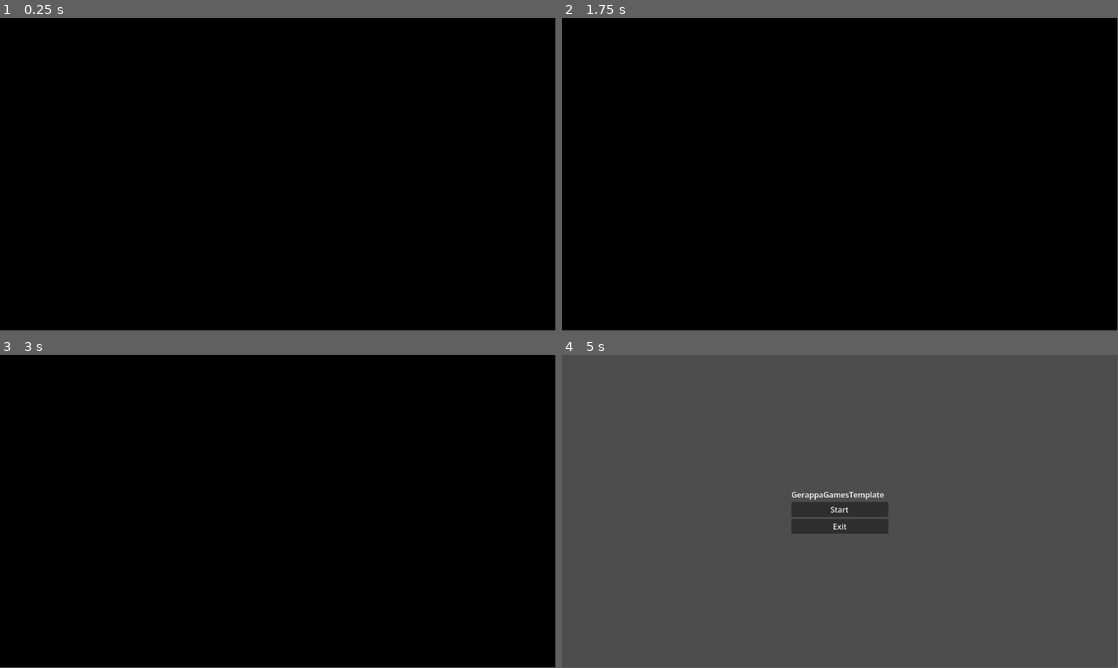
Above: before the commit, frames 1-4 (two rows, left to right).
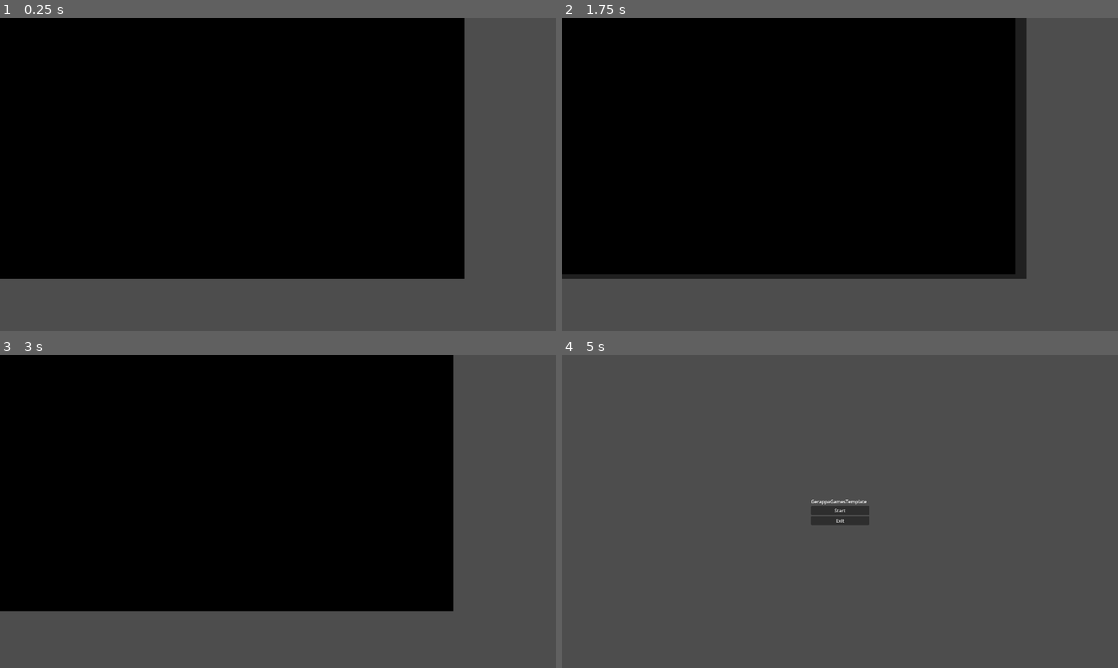
Above: after the commit, the same moments.

Repository: ekaktusz/gameoff2026-deckromancy
Game: Godot game, scene res://Intro/intro.tscn
The game is run twice, just before and just after one commit, with the same random seed, the same clock (stepped at 60 frames per second) and the same inputs. Video files are missing from this copy of the repository; at most half a second of black plays in their place.
Inputs:
- Up to frame 1 (0.25 s): no input
- Up to frame 2 (1.75 s): tap Enter at 0.5 s; tap Space at 1.25 s
- Up to frame 3 (3 s): tap Enter at 2 s; tap Space at 2.75 s
- Up to frame 4 (5 s): tap Enter at 4.25 s
In our replay, the window is 799x449 before the commit and 800x450 after it. These sizes can differ from the game's own. Grey fills any space a smaller window leaves; there, only what the larger window draws over its background counts as a difference.

The runs differ from the first frame. In frame 1, 30% of the frame differs, in the area x 0-100%, y 0-100%; in frame 2, 33%; in frame 3, 33%; in frame 4, 1.4%.

Commit message:
Update project file

Diff:
--- a/Intro/intro.tscn
+++ b/Intro/intro.tscn
@@ -41,7 +41,7 @@
 &"RESET": SubResource("Animation_w6o22")
 }
 
-[node name="IntroScene" type="Control"]
+[node name="IntroScene" type="Control" unique_id=1459992814]
 layout_mode = 3
 anchors_preset = 0
 offset_left = -429.0
@@ -50,7 +50,7 @@
 offset_bottom = -240.0
 script = ExtResource("1_htspg")
 
-[node name="Background" type="ColorRect" parent="."]
+[node name="Background" type="ColorRect" parent="." unique_id=2009617200]
 y_sort_enabled = true
 layout_mode = 0
 offset_left = -36.0
@@ -59,7 +59,7 @@
 offset_bottom = 1124.0
 color = Color(0, 0, 0, 1)
 
-[node name="AspectRatioContainer" type="AspectRatioContainer" parent="."]
+[node name="AspectRatioContainer" type="AspectRatioContainer" parent="." unique_id=985555865]
 layout_mode = 0
 offset_left = 401.0
 offset_top = 230.0
@@ -67,17 +67,17 @@
 offset_bottom = 1171.0
 scale = Vector2(0.7, 0.7)
 
-[node name="VideoStreamPlayer" type="VideoStreamPlayer" parent="AspectRatioContainer"]
+[node name="VideoStreamPlayer" type="VideoStreamPlayer" parent="AspectRatioContainer" unique_id=283067256]
 layout_mode = 2
 stream = ExtResource("2_35gra")
 expand = true
 
-[node name="AudioStreamPlayer2D" type="AudioStreamPlayer2D" parent="AspectRatioContainer/VideoStreamPlayer"]
+[node name="AudioStreamPlayer2D" type="AudioStreamPlayer2D" parent="AspectRatioContainer/VideoStreamPlayer" unique_id=297690968]
 position = Vector2(414.714, -135.714)
 stream = ExtResource("3_3fnrq")
 bus = &"Music"
 
-[node name="FaderColor" type="ColorRect" parent="."]
+[node name="FaderColor" type="ColorRect" parent="." unique_id=1797664194]
 layout_mode = 0
 offset_left = -57.0
 offset_top = -55.0
@@ -85,13 +85,11 @@
 offset_bottom = 1140.0
 color = Color(0, 0, 0, 1)
 
-[node name="AnimationPlayer" type="AnimationPlayer" parent="."]
-libraries = {
-&"": SubResource("AnimationLibrary_by7cr")
-}
-autoplay = "Fade"
+[node name="AnimationPlayer" type="AnimationPlayer" parent="." unique_id=1489128639]
+libraries/ = SubResource("AnimationLibrary_by7cr")
+autoplay = &"Fade"
 
-[node name="Timer" type="Timer" parent="."]
+[node name="Timer" type="Timer" parent="." unique_id=530964639]
 wait_time = 2.0
 one_shot = true
 autostart = true
--- a/project.godot
+++ b/project.godot
@@ -8,11 +8,15 @@
 
 config_version=5
 
+[animation]
+
+compatibility/default_parent_skeleton_in_mesh_instance_3d=true
+
 [application]
 
 config/name="gerappa-games-template"
 run/main_scene="uid://dhd8r8ji7gn64"
-config/features=PackedStringArray("4.5", "Forward Plus")
+config/features=PackedStringArray("4.7", "Forward Plus")
 config/icon="res://icon.svg"
 
 [audio]
@@ -25,6 +29,12 @@
 SoundManager="*res://Globals/SoundManager/sound_manager.tscn"
 GameEvents="*res://Globals/game_events.gd"
 
+[display]
+
+window/size/viewport_width=1920
+window/size/viewport_height=1080
+window/stretch/mode="viewport"
+
 [rendering]
 
 renderer/rendering_method="gl_compatibility"
Not shown: 1 places in Intro/intro.tscn that only renumber resources
